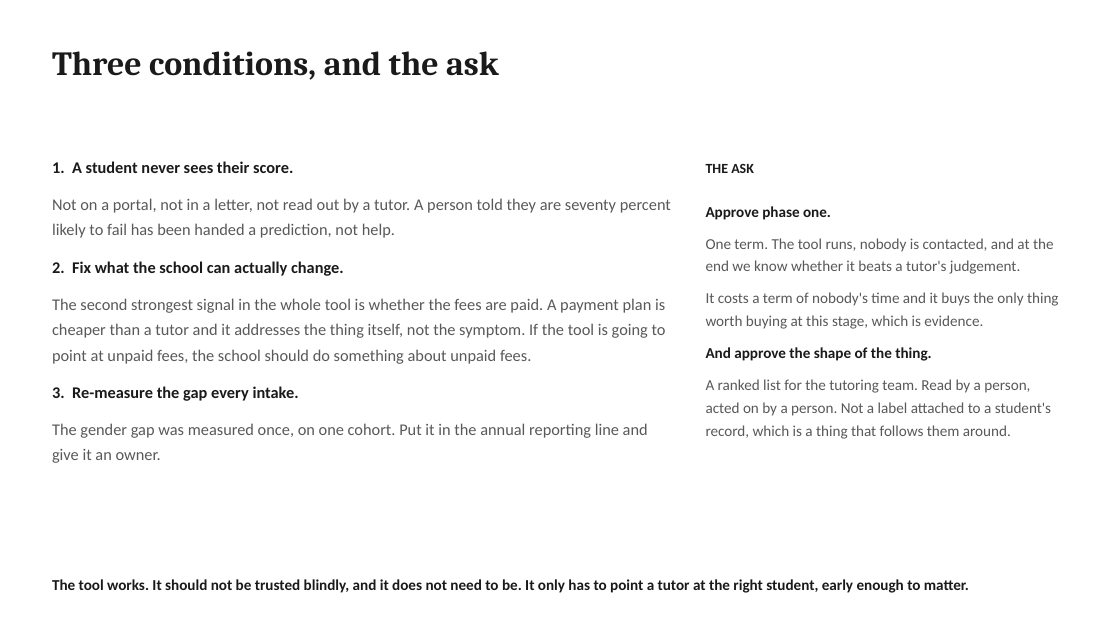
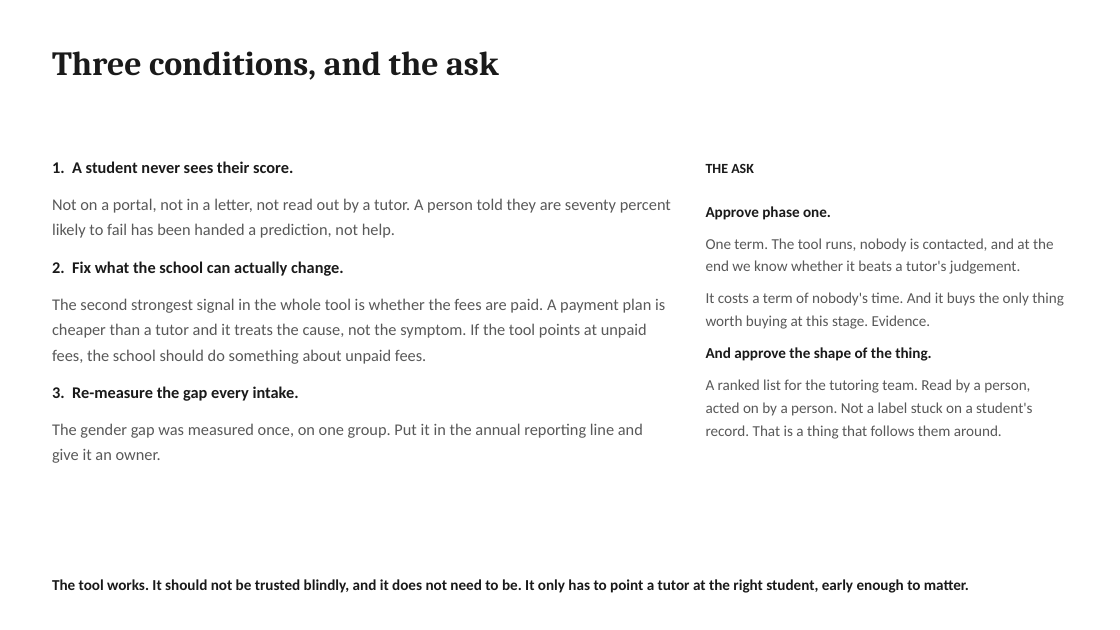
Before and after one commit to jeryldev/pgdaiml-capstone, a slide deck: slide 10 of presentations/business.pptx. Drawn at 1120x630 pixels with LibreOffice and Linux fonts; fonts in the diff are those of the drawing. Boxes give left, top, right and bottom in pixels: in the first picture for what was removed or moved away, otherwise in the second. Text is boxed around its words. In the diff, an @@ line names an element or a change of style, - is before the commit and + after.

```diff
--- a/presentations/business.pptx
+++ b/presentations/business.pptx
@@ text at [52, 298, 665, 364]: text changed @@
-The second strongest signal in the whole tool is whether the fees are paid. A payment plan is cheaper than a tutor and it addresses the thing itself, not the symptom. If the tool is going to point at unpaid fees, the school should do something about unpaid fees.
+The second strongest signal in the whole tool is whether the fees are paid. A payment plan is cheaper than a tutor and it treats the cause, not the symptom. If the tool points at unpaid fees, the school should do something about unpaid fees.
@@ text at [706, 292, 1064, 329]: text changed @@
-It costs a term of nobody's time and it buys the only thing worth buying at this stage, which is evidence.
+It costs a term of nobody's time. And it buys the only thing worth buying at this stage. Evidence.
@@ text at [706, 379, 1032, 439]: text changed @@
-A ranked list for the tutoring team. Read by a person, acted on by a person. Not a label attached to a student's record, which is a thing that follows them around.
+A ranked list for the tutoring team. Read by a person, acted on by a person. Not a label stuck on a student's record. That is a thing that follows them around.
@@ text at [52, 423, 643, 463]: text changed @@
-The gender gap was measured once, on one cohort. Put it in the annual reporting line and give it an owner.
+The gender gap was measured once, on one group. Put it in the annual reporting line and give it an owner.
```
Also in this commit, not shown: 8 other slides changed, 11 other files.
